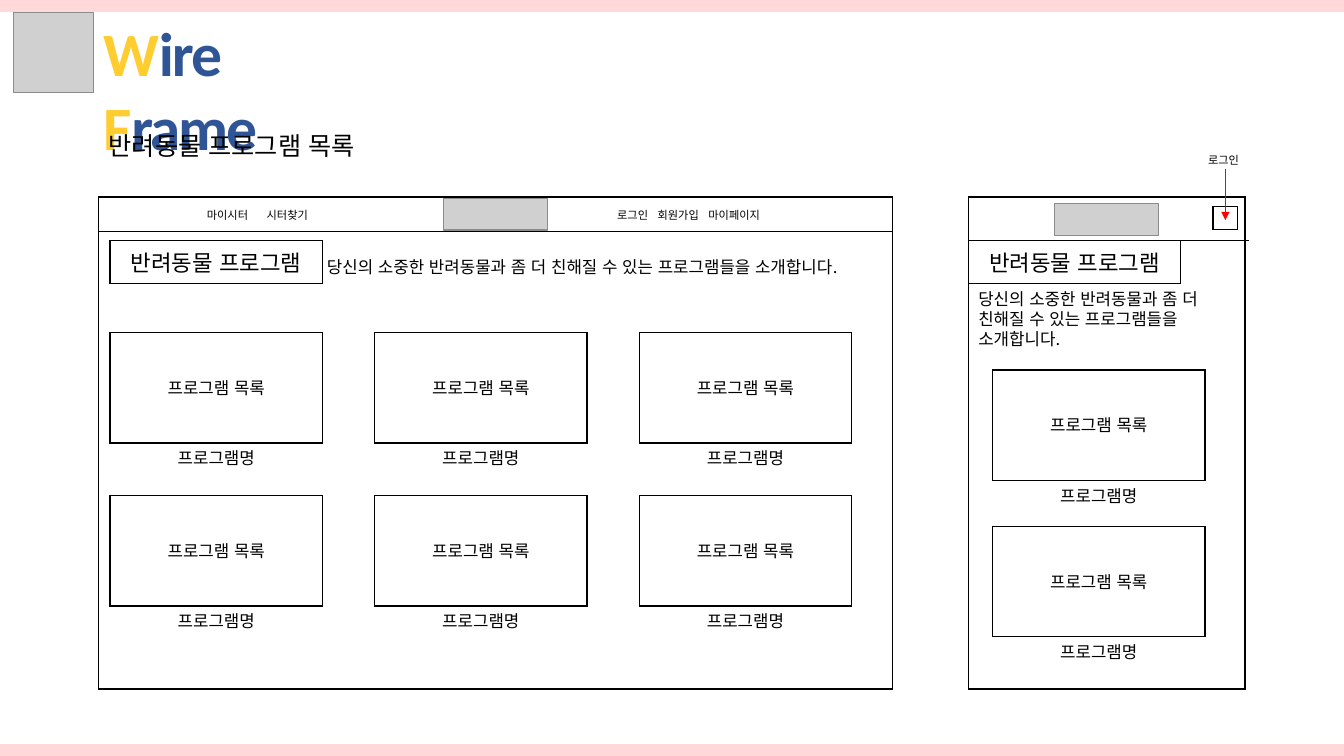
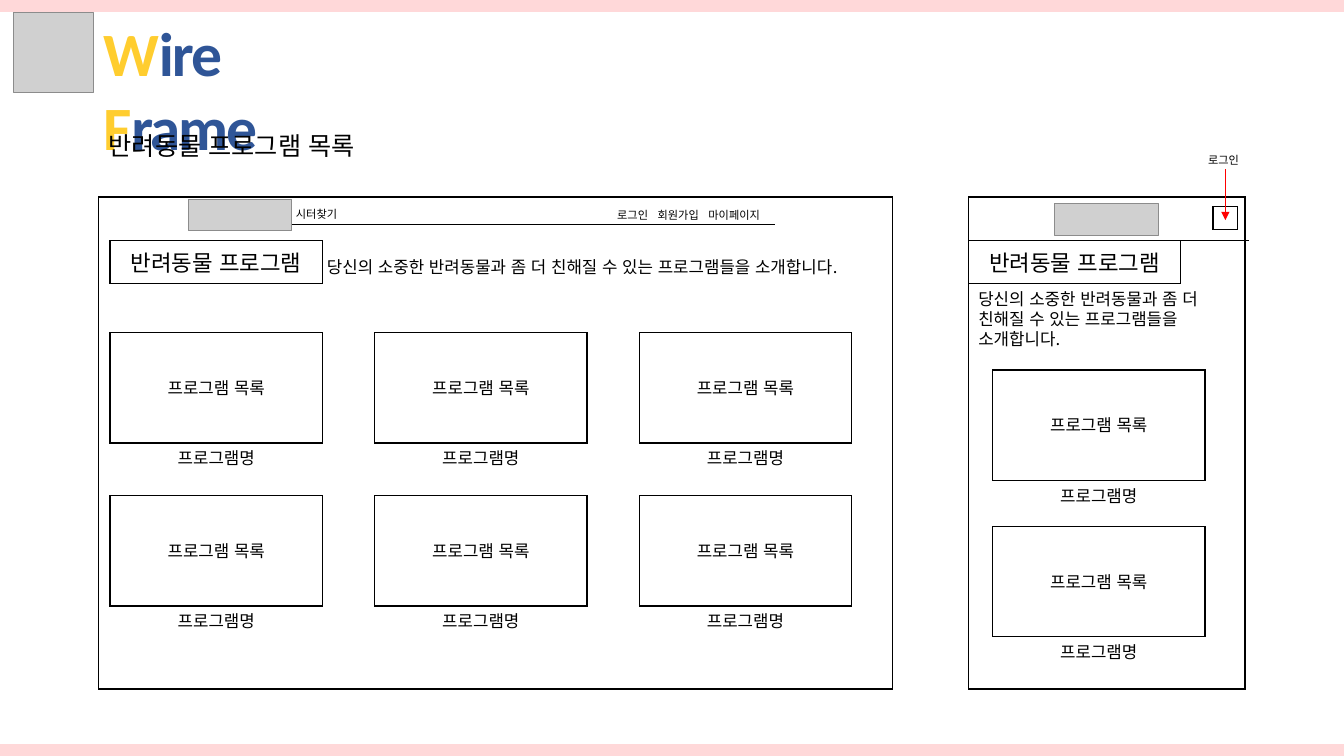
Before and after one commit to hhsw07/ezen-academy-projects, a slide deck: slide 15 of 반려동물관리서비스.pptx. Drawn at 1344x756 pixels with LibreOffice and Linux fonts; fonts in the diff are those of the drawing; grey boxes stand for pictures. Boxes give left, top, right and bottom in pixels: in the first picture for what was removed or moved away, otherwise in the second. Text is boxed around its words. In the diff, an @@ line names an element or a change of style, - is before the commit and + after.

```diff
--- a/반려동물관리서비스.pptx
+++ b/반려동물관리서비스.pptx
@@ picture: place and size @@
-picture at (444,199,547,230)
+picture at (189,200,292,231)
@@ text removed at (207,209,248,220) @@
-마이시터
@@ text "시터찾기": place and size @@
-text "시터찾기" at (267,209,308,220)
+text "시터찾기" at (296,208,337,219)
@@ line moved from (99, 231) - (892, 231) to (291, 225) - (775, 225) @@
```
Also in this commit, not shown: 9 other slides changed.
